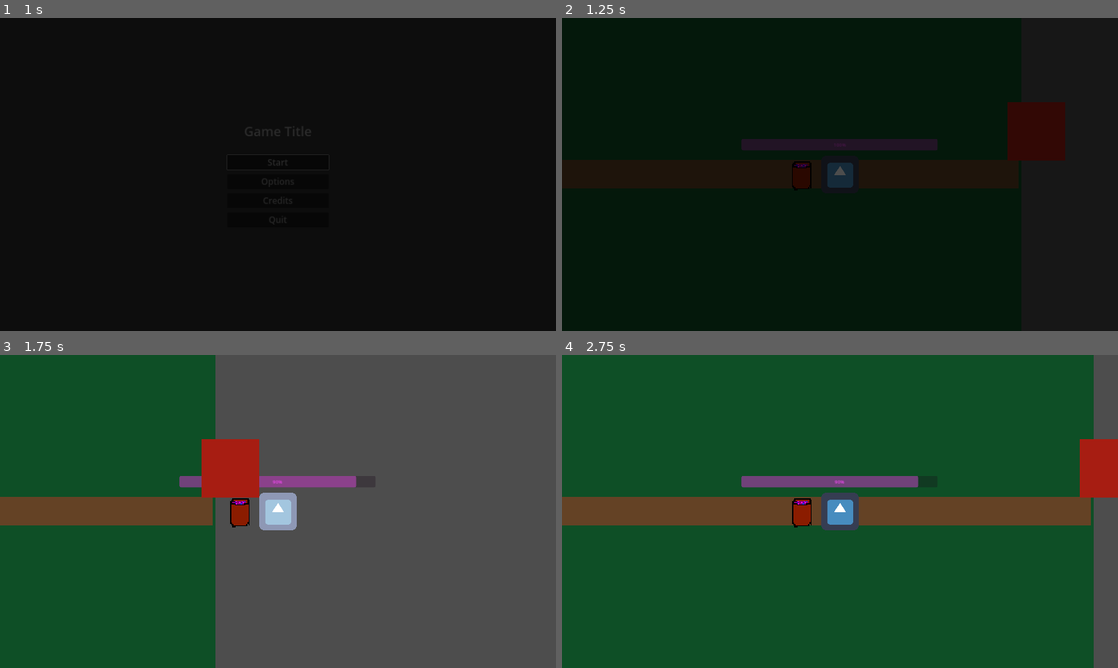
Above: before the commit, frames 1-4 (two rows, left to right).
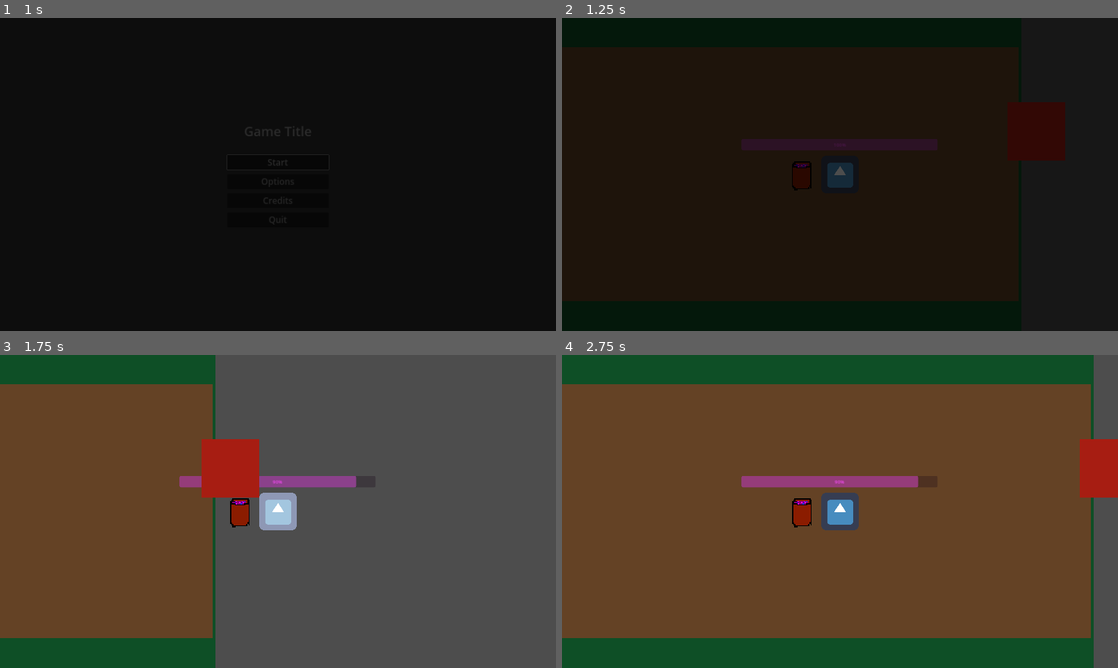
Above: after the commit, the same moments.

Repository: hsandt/ld53
Game: Godot game, scene res://scenes/main_menu_scene.tscn
The game is run twice, just before and just after one commit, with the same random seed, the same clock (stepped at 60 frames per second) and the same inputs. The engine's default icon, where the game draws it, is replaced by a stand-in: a white triangle on a blue panel in a dark square.
Inputs (mouse positions are in pixels of both pictures, inside the frame that each line leads up to):
- Up to frame 1 (1 s): click "Start" at 0.5 s
- Up to frame 2 (1.25 s): no input
- Up to frame 3 (1.75 s): tap Enter (ui_accept) at 1.25, 1.52 s; move the mouse to (400, 495) at 1.27 s; hold Right (ui_right) from 1.28 s (still down); click (400, 495) at 1.42 s
- Up to frame 4 (2.75 s): release Right (ui_right) at 2 s; drag from (728, 527) to (812, 574) at 2.02 s

Frame 1 is identical in both runs. In frame 2, 57% of the frame differs, in the area x 0-83%, y 9-91%; in frame 3, 27%; in frame 4, 68%, in the area x 0-96%, y 9-91%.

Commit message:
[Scenes] Rescale floor to 874 height

Diff:
--- a/scenes/first_scene.tscn
+++ b/scenes/first_scene.tscn
@@ -24,10 +24,10 @@
 
 [node name="Floor Sprite2D" type="Sprite2D" parent="Map"]
 modulate = Color(0.392157, 0.258824, 0.145098, 1)
-scale = Vector2(1900, 100)
+scale = Vector2(1900, 874)
 texture = ExtResource("1_pefx0")
 
 [node name="obstacle" parent="Map" instance=ExtResource("2_ywsfa")]
 
 [node name="PlayerCharacterBody2D" parent="." instance=ExtResource("3_82xke")]
-material = SubResource("ShaderMaterial_jehe6")
+material = SubResource("ShaderMaterial_eeck6")
Not shown: 1 places in scenes/first_scene.tscn that only renumber resources
